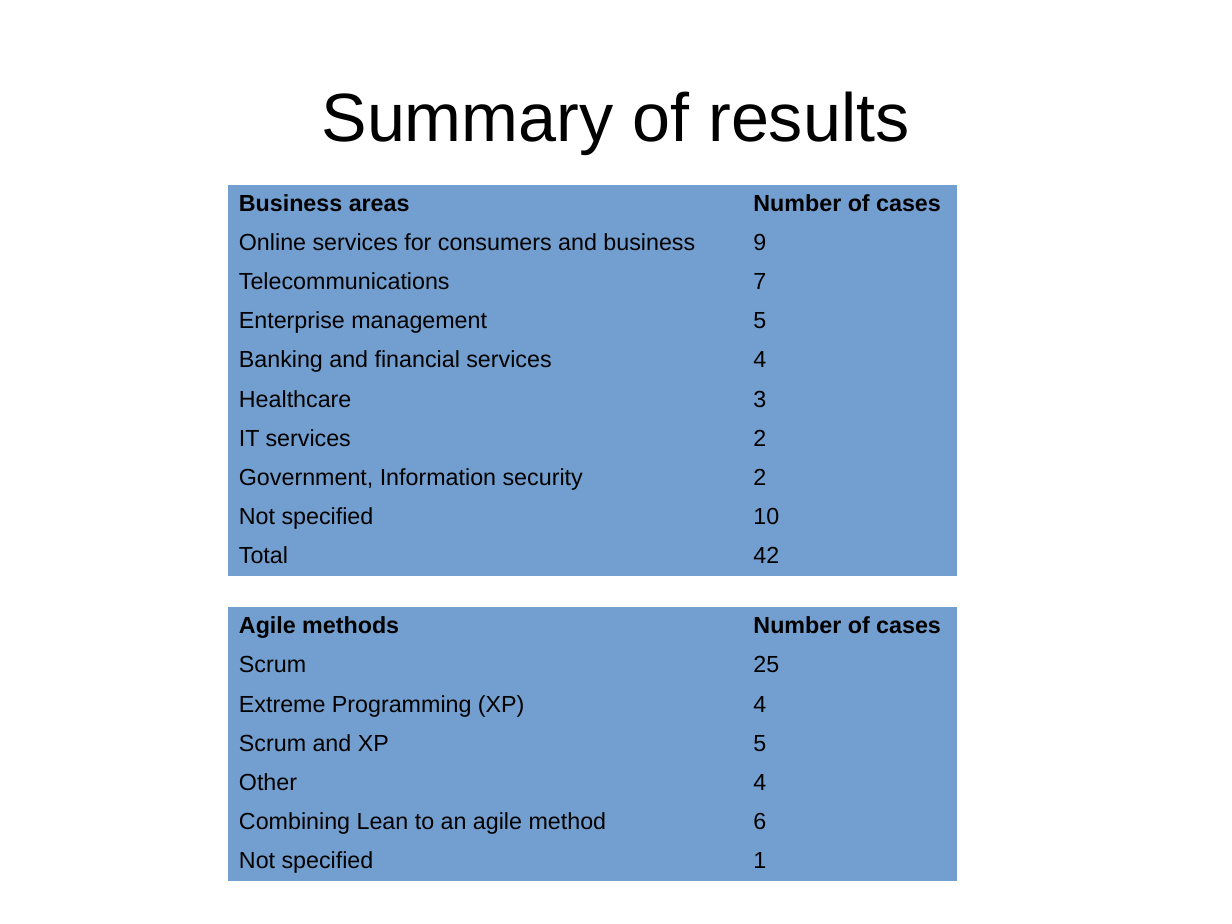
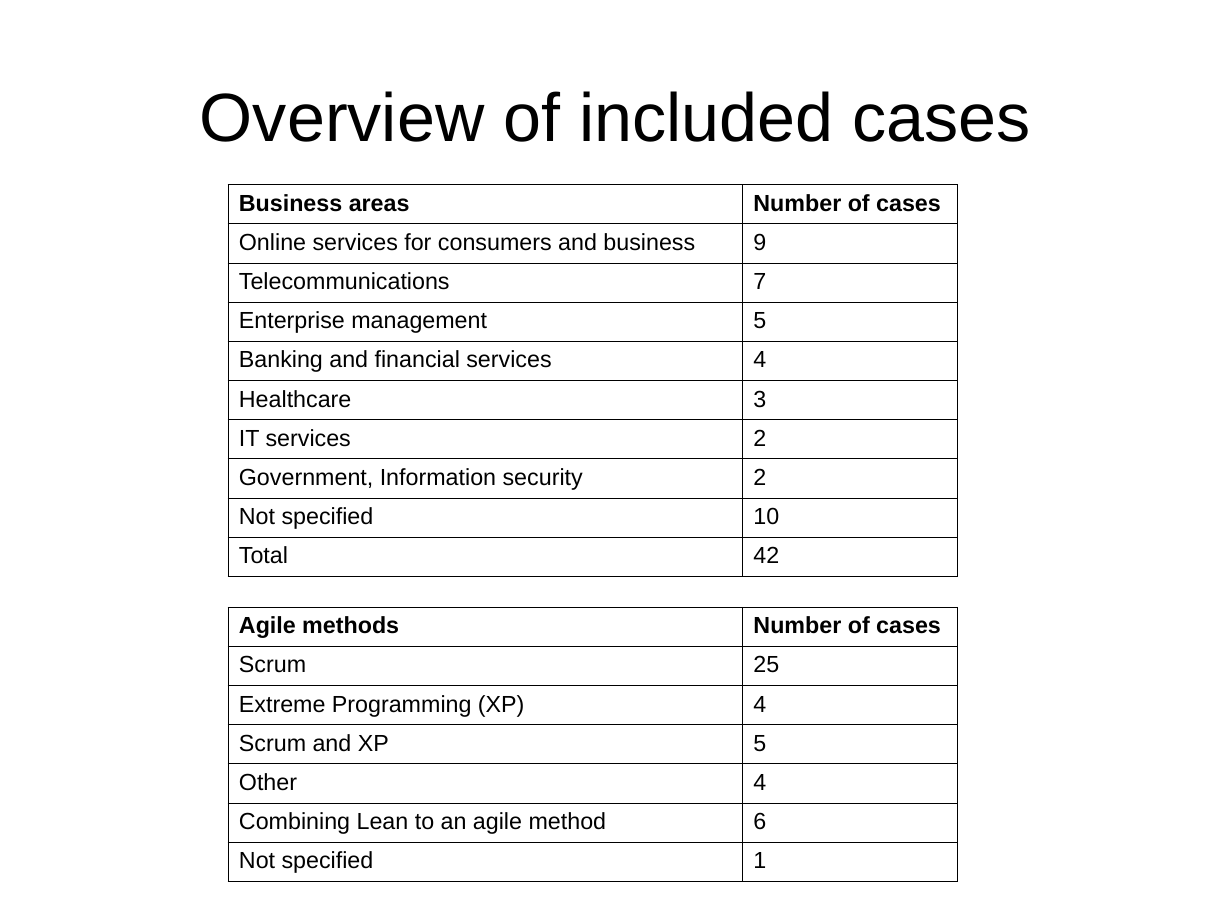
Before and after one commit to coumbole/aalto_agiletransformation, a slide deck: slide 9 of Presentation.odp (slide 8 before the commit). Drawn at 1232x924 pixels with LibreOffice and Linux fonts; fonts in the diff are those of the drawing. Boxes give left, top, right and bottom in pixels: in the first picture for what was removed or moved away, otherwise in the second. Text is boxed around its words. In the diff, an @@ line names an element or a change of style, - is before the commit and + after.

```diff
--- a/Presentation.odp
+++ b/Presentation.odp
@@ title at (200, 91, 1030, 142): text changed @@
-Summary of results
+Overview of included cases
@@ table at (228, 184, 957, 568) @@
@@ fill #729FCF to none in 20 cells @@
@@ borders changed @@
@@ table at (228, 607, 957, 877) @@
@@ fill #729FCF to none in 14 cells @@
@@ borders changed @@
```
Also in this commit, not shown: 2 other slides changed, 2 slides added.
